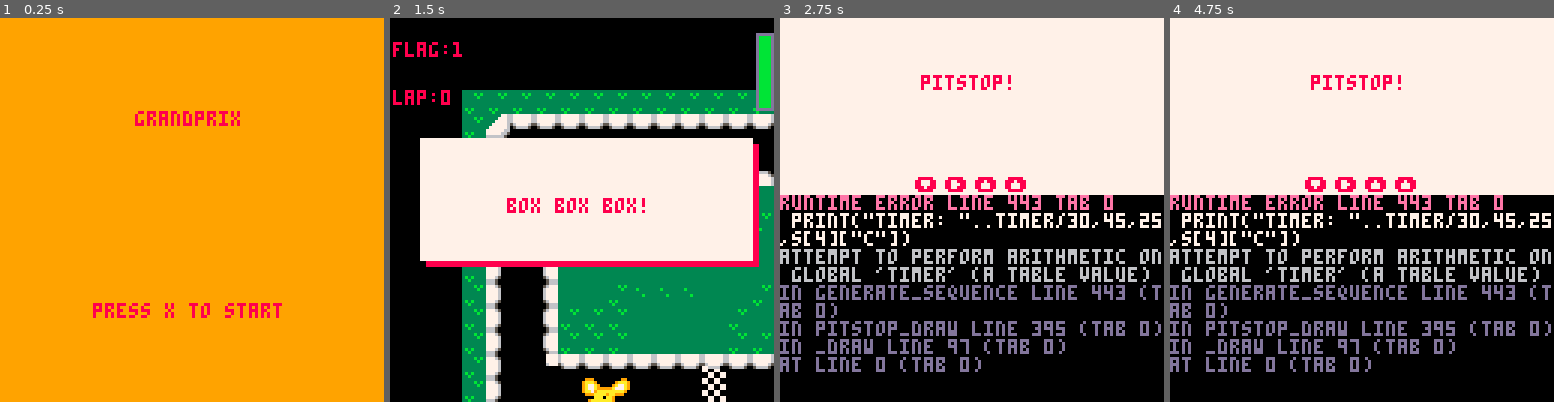
Above: before the commit, frames 1-4 (left to right).
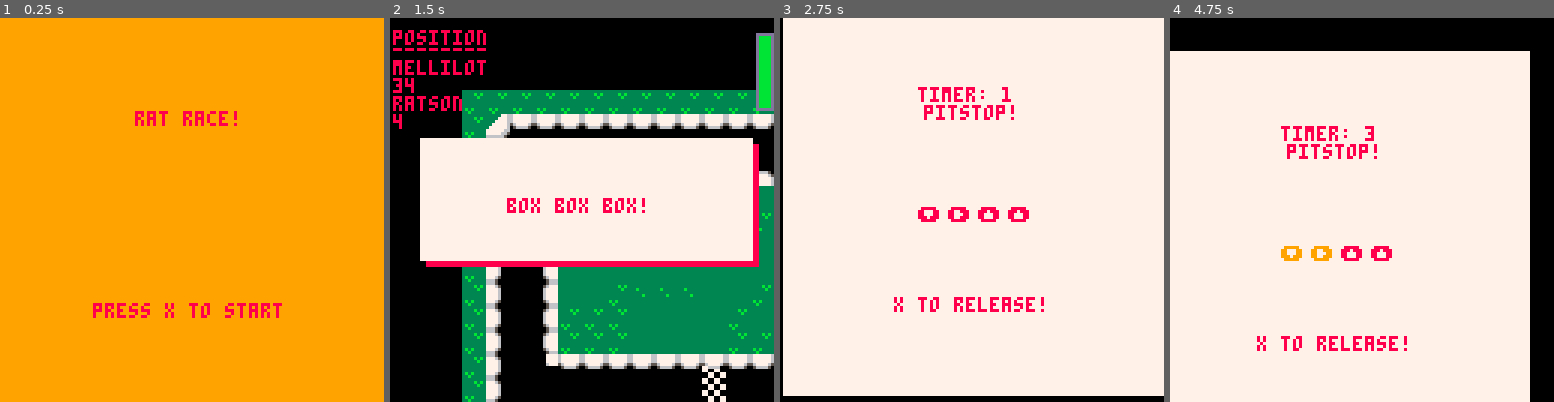
Above: after the commit, the same moments.

Repository: mmckendry/GrandPrixP8
Game: PICO-8 cartridge grandprix.p8
The game is run twice, just before and just after one commit, with the same random seed, the same clock (stepped at 60 frames per second) and the same inputs.
Inputs:
- Up to frame 1 (0.25 s): no input
- Up to frame 2 (1.5 s): tap X (X key) at 0.33, 1.07 s; tap O (Z key) at 0.7 s
- Up to frame 3 (2.75 s): hold Right 1.6-2.1 s; tap O (Z key) at 1.7, 2.1, 2.5 s; tap X (X key) at 1.85 s; hold Up 2.15-2.42 s; hold Right from 2.47 s (still down)
- Up to frame 4 (4.75 s): tap O (Z key) every 0.4 s from 2.9 to 4.5 s; tap X (X key) at 2.97, 4.08 s; release Right at 3.03 s; hold Left 3.08-3.58 s; hold Down 3.63-3.97 s; hold Right 4.02-4.68 s; hold Up from 4.73 s (still down)

The runs differ from the first frame. In frame 1, 0.3% of the frame differs, in the area x 35-63%, y 24-29%; in frame 2, 2.2%; in frame 3, 52%; in frame 4, 62%, in the area x 0-100%, y 0-100%.
Error before the commit: runtime error line 443 tab 0; print("timer: "..timer/30,45,25,s[4]["c"]); attempt to perform arithmetic on global 'timer' (a table value)

Commit message:
Add dynamic leaderboard

Diff:
--- a/grandprix.p8
+++ b/grandprix.p8
@@ -17,7 +17,10 @@
   is_generated=false
   first=true
   textdelay=0
-  timer={
+  leaderboard={}
+  add(leaderboard, player)
+  add(leaderboard, opponent)
+  timer_obj={
     elapsed=0,
     delay=0
   }
@@ -46,7 +49,7 @@
         --implement half speed in the pits
       end
     end
-      delay_in_seconds(0.5,pathfinding,player,p)
+      delay_in_seconds(0.3,pathfinding,player,p)
     end
    end
   elseif(scene==2) then
@@ -148,7 +151,7 @@
  flag=fget(map_sprite)
 
  if(flag == 2) then
-  if(car.lap>=4) then
+  if(player.lap>=4) then
    scene=2
   end
   car.lap+=1
@@ -172,14 +175,13 @@
 
 function delay_in_seconds(time_value, method, arg1, arg2)
   local seconds = time_value * 30
-    print("time elapsed "..timer.elapsed/30)
-    if (timer.delay >= seconds) then
+    if (timer_obj.delay >= seconds) then
       method(arg1, arg2)
-      timer.elapsed = 0
-      timer.delay = 0
+      timer_obj.elapsed = 0
+      timer_obj.delay = 0
     end
-  timer.delay += 1
-  timer.elapsed += 1
+  timer_obj.delay += 1
+  timer_obj.elapsed += 1
 end
 
 --pathfinding for the player
@@ -223,6 +225,7 @@
      if(can_move(candidates[1],candidates[2],car)) then
       next_step[1]=candidates[1]
       next_step[2]=candidates[2]
+      car["moves"]=car["moves"]+1
      end
    end
   end
@@ -236,7 +239,7 @@
  local lx,ly=car[1]["lx"],car[1]["ly"]
  local cx,cy=car[2]["cx"],car[2]["cy"]
  set_direction(lx,ly,cx,cy,direction)
-
+ sortleaderboard(leaderboard)
 
 end
 
@@ -262,12 +265,20 @@
 -->8
 --display
 function metrics()
- local x=c.x*8
- local y=c.y*8
+  local x=c.x*8
+  local y=c.y*8
  -- rectfill(x,y+42,x+42,y+2,8)
  -- rectfill(x,y+40,x+40,y+0,9)
- print("flag:"..flag,x+1,y+8,8)
- print("lap:"..player.lap,x+1,y+24,8)
+  display_leaderboard(x, y)
+end
+
+function display_leaderboard(x, y)
+  print('position', x+1, y+4, 8)
+  print('--------', x+1, y+8, 8)
+  for k, v in ipairs (leaderboard) do
+    print(v['name'])
+    print(v['moves'])
+  end
 end
 
 function display_pit_message()
@@ -334,6 +345,24 @@
   display=false
  end
 end
+
+--Bubble Sort for table
+function sortleaderboard(leaderboard)
+  local itemCount = count(leaderboard)
+  local hasChanged
+  repeat
+    hasChanged = false
+    itemCount=itemCount - 1
+   for i = 1, itemCount do
+    if(leaderboard[i]['moves'] < leaderboard[i+1]['moves']) then
+      leaderboard[i], leaderboard[i+1] = leaderboard[i+1], leaderboard[i]
+      hasChanged = true
+    end
+   end
+  until hasChanged == false
+end
+
+
 -->8
 --player functions
 function make_player()
@@ -342,7 +371,7 @@
  p.drive={[0]={64,66},{68,70},{96,98},{100,102}}
  p.t,p.f,p.stp=0,1,4
  p.spd=5
- player={{lx=0,ly=8},{cx=7,cy=5},{nx=0,ny=8},fuel=25,lap=0}
+ player={{lx=0,ly=8},{cx=7,cy=5},{nx=0,ny=8},fuel=25,lap=0,name="ratson",moves=0}
 
  o={}
  o.d=0
@@ -350,7 +379,7 @@
  o.t,o.f,o.stp=0,1,4
  o.spd=5
  o.lap=0
- opponent={{lx=0,ly=8},{cx=16,cy=6},{nx=0,ny=8},fuel=10,lap=0}
+ opponent={{lx=0,ly=8},{cx=7,cy=5},{nx=0,ny=8},fuel=10,lap=0,name="mellilot",moves=0}
 end
 
 function move_player()
@@ -372,7 +401,7 @@
 -->8
 --title screen
 function title_draw()
- local title="grandprix"
+ local title="rat race!"
  local message="press x to start"
  display_scene(title, message,9,8)
 end
